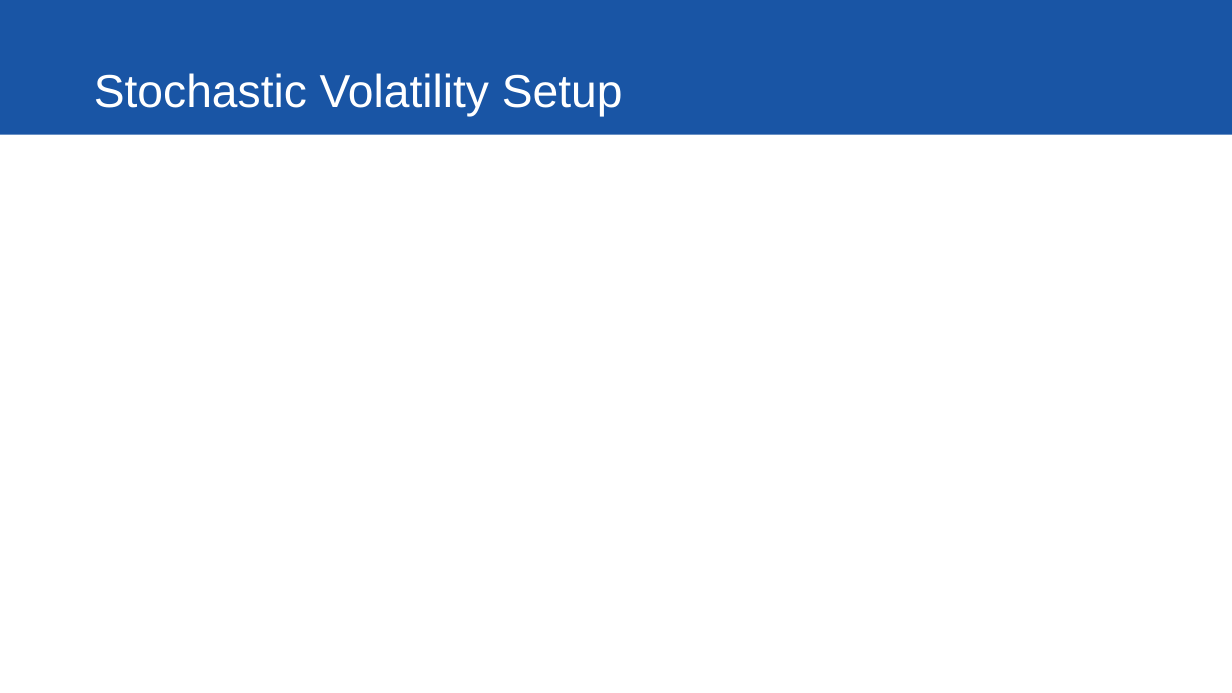
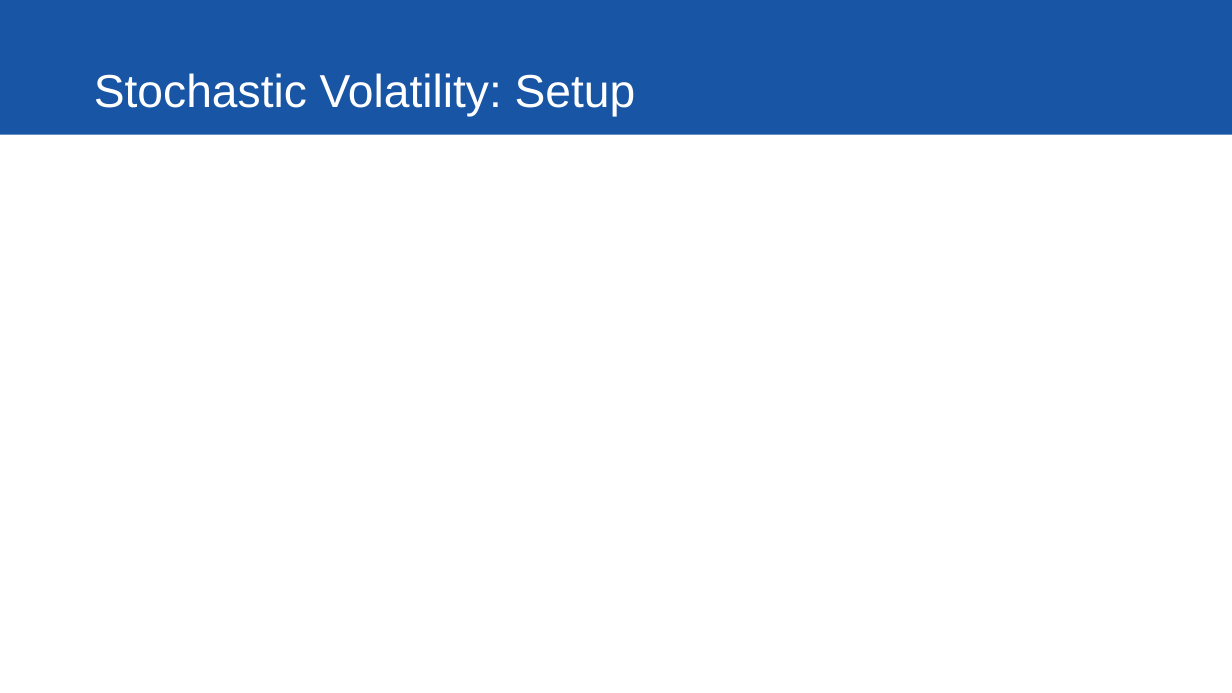
Before and after one commit to ybryan/stat685_distracted_driving, a slide deck: slide 11 of src/presentation/final_presentation.pptx (slide 9 before the commit). Drawn at 1232x693 pixels with LibreOffice and Linux fonts; fonts in the diff are those of the drawing. Boxes give left, top, right and bottom in pixels: in the first picture for what was removed or moved away, otherwise in the second. Text is boxed around its words. In the diff, an @@ line names an element or a change of style, - is before the commit and + after.

```diff
--- a/src/presentation/final_presentation.pptx
+++ b/src/presentation/final_presentation.pptx
@@ title at box(94, 73, 636, 117): text changed @@
-Stochastic Volatility Setup
+Stochastic Volatility: Setup
```
Also in this commit, not shown: 3 other slides changed, 3 slides added, 5 other files.
